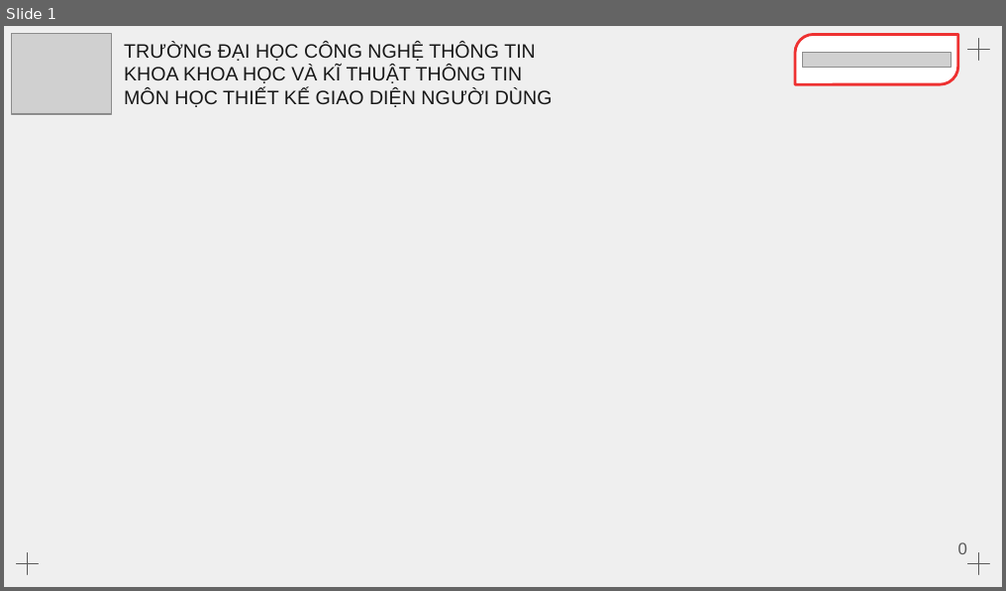
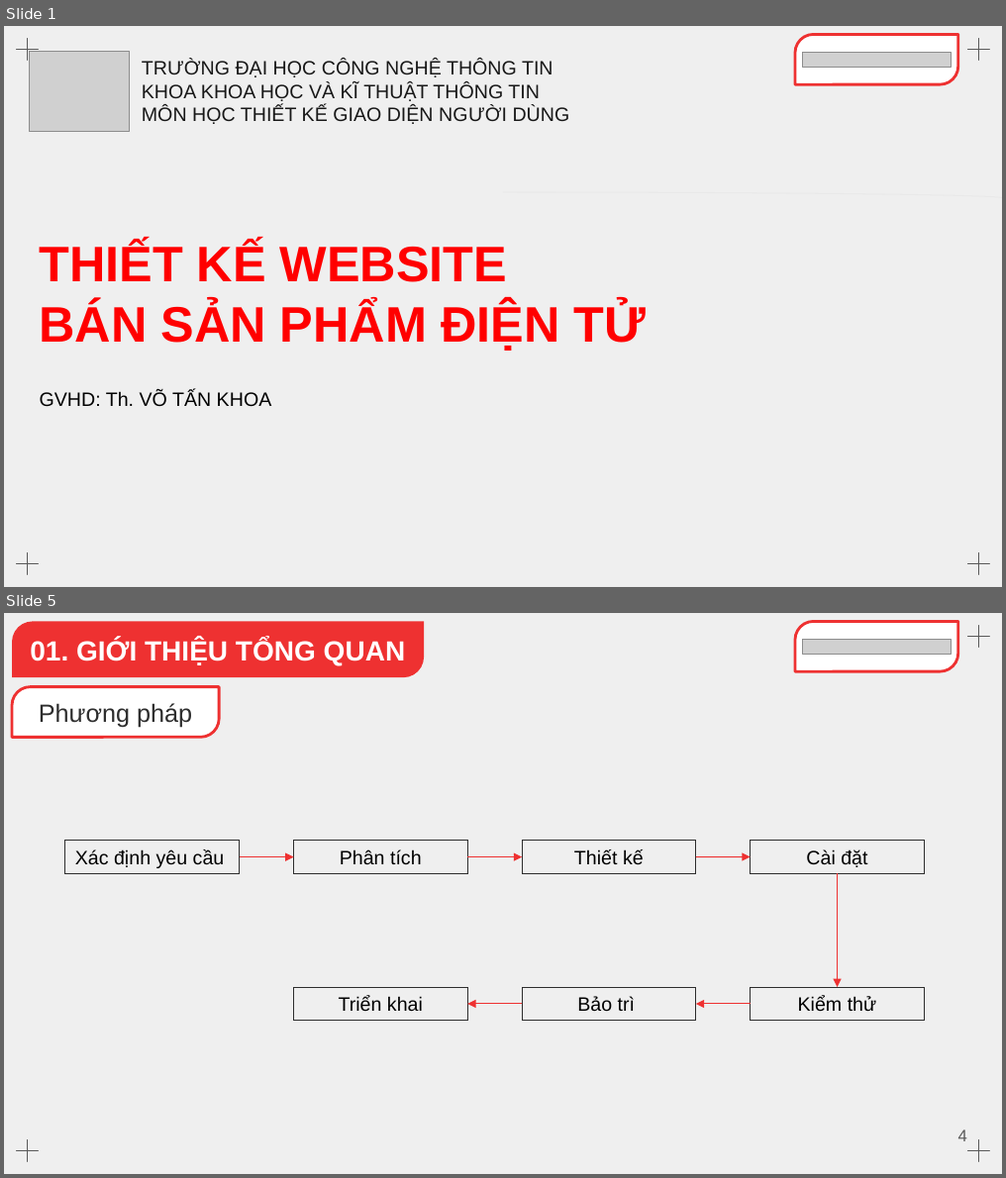
Before and after one commit to Dat22540003/e-commerce, a slide deck: report/report_group_3.pptx. Shown one above the other, each under a label of ours: slide 1 before the commit, slides 1 and 5 after it; the slides between them are not shown. The pictures are 1006x591 and 1006x1178 pixels, drawn with LibreOffice and Linux fonts; fonts in the diff are those of the drawing; grey boxes stand for pictures. Boxes give left, top, right and bottom in pixels: in the first picture for what was removed or moved away, otherwise in the second. Text is boxed around its words. In the diff, an @@ line names an element or a change of style, - is before the commit and + after.

```diff
--- a/report/report_group_3.pptx
+++ b/report/report_group_3.pptx
@@ slide 5 added at [4,613,1002,1174], background #EFEFEF; not listed: 4 template elements that a slide beside it also shows @@
@@ round diag rect added at [12,621,424,677], fill #EE3131, 20 pt, text #FFFFFF, bold @@
+    01. GIỚI THIỆU TỔNG QUAN
@@ round diag rect added at [795,621,959,670], fill #FFFFFF, outline #EE3131 2 pt @@
@@ picture added at [802,639,951,654] @@
@@ round diag rect added at [12,687,219,737], fill #FFFFFF, outline #EE3131 2 pt, 18 pt, text #2C2C2C @@
+    Phương pháp
@@ rectangle added at [64,841,239,874], outline #2C2C2C 0.75 pt, 14 pt, text #000000 @@
+Xác định yêu cầu
@@ rectangle added at [293,841,467,874], outline #2C2C2C 0.75 pt, 14 pt, text #000000 @@
+Phân tích
@@ rectangle added at [522,841,696,874], outline #2C2C2C 0.75 pt, 14 pt, text #000000 @@
+Thiết kế
@@ rectangle added at [750,841,924,874], outline #2C2C2C 0.75 pt, 14 pt, text #000000 @@
+Cài đặt
@@ arrow added from (240, 858) to (293, 858), #EE3131 0.75 pt @@
@@ arrow added from (468, 858) to (522, 858), #EE3131 0.75 pt @@
@@ arrow added from (696, 858) to (750, 858), #EE3131 0.75 pt @@
@@ arrow added from (838, 873) to (838, 987), #EE3131 0.75 pt @@
@@ rectangle added at [293,987,467,1021], outline #2C2C2C 0.75 pt, 14 pt, text #000000 @@
+Triển khai
@@ rectangle added at [522,987,696,1021], outline #2C2C2C 0.75 pt, 14 pt, text #000000 @@
+Bảo trì
@@ rectangle added at [750,987,924,1021], outline #2C2C2C 0.75 pt, 14 pt, text #000000 @@
+Kiểm thử
@@ arrow added from (522, 1004) to (468, 1004), #EE3131 0.75 pt @@
@@ arrow added from (750, 1004) to (696, 1004), #EE3131 0.75 pt @@
@@ page number added at [958,1130,967,1142], 12 pt, text #595959 @@
+4
@@ slide 1 changed as well @@
@@ picture: place and size @@
-picture at [12,34,112,115]
+picture at [29,51,129,132]
@@ text "TRƯỜNG ĐẠI HỌC CÔNG NGHỆ ...": place and size @@
-text "TRƯỜNG ĐẠI HỌC CÔNG NGHỆ ..." at [124,42,552,107]
+text "TRƯỜNG ĐẠI HỌC CÔNG NGHỆ ..." at [142,60,570,124]
@@ text added at [40,242,647,351], 36 pt, text #FF0000, bold @@
+THIẾT KẾ WEBSITE
+BÁN SẢN PHẨM ĐIỆN TỬ
@@ text added at [40,391,272,407], 14 pt, text #000000 @@
+GVHD: Th. VÕ TẤN KHOA
@@ page number removed at [958,543,967,555] @@
-0
```
Also in this commit, not shown: 19 other slides added, 2 slides removed, 7 other files.
